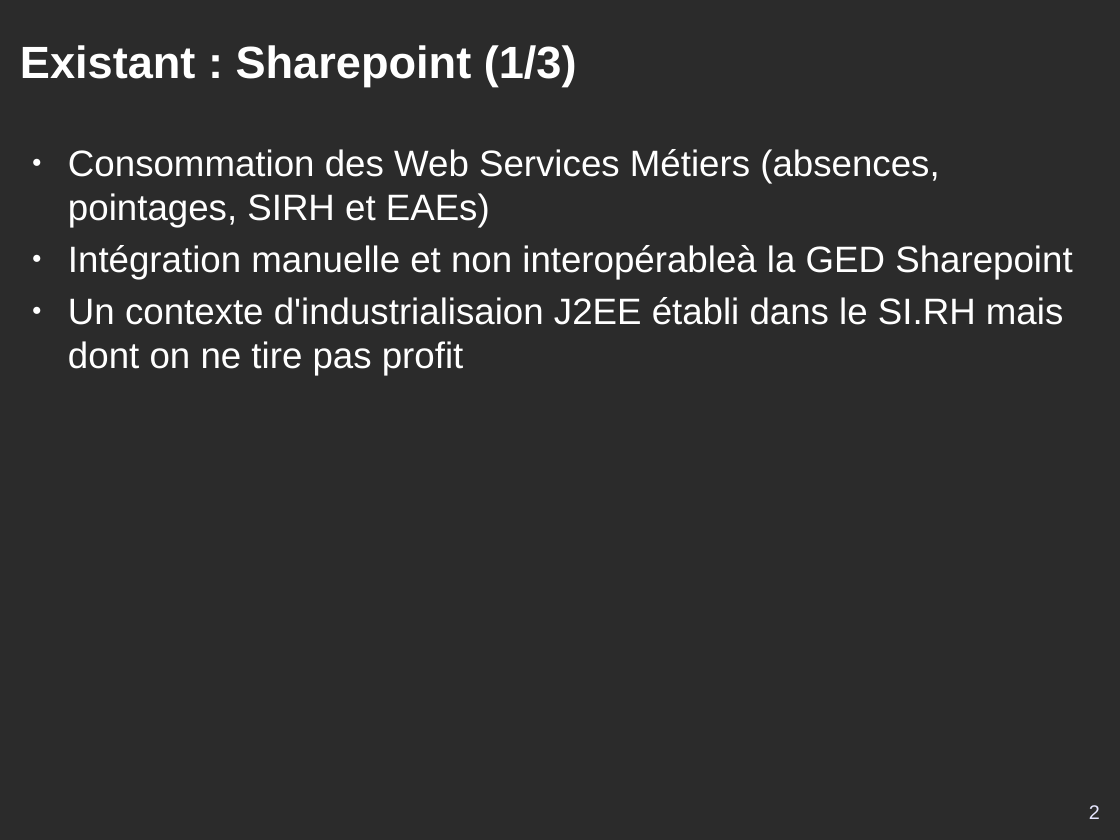
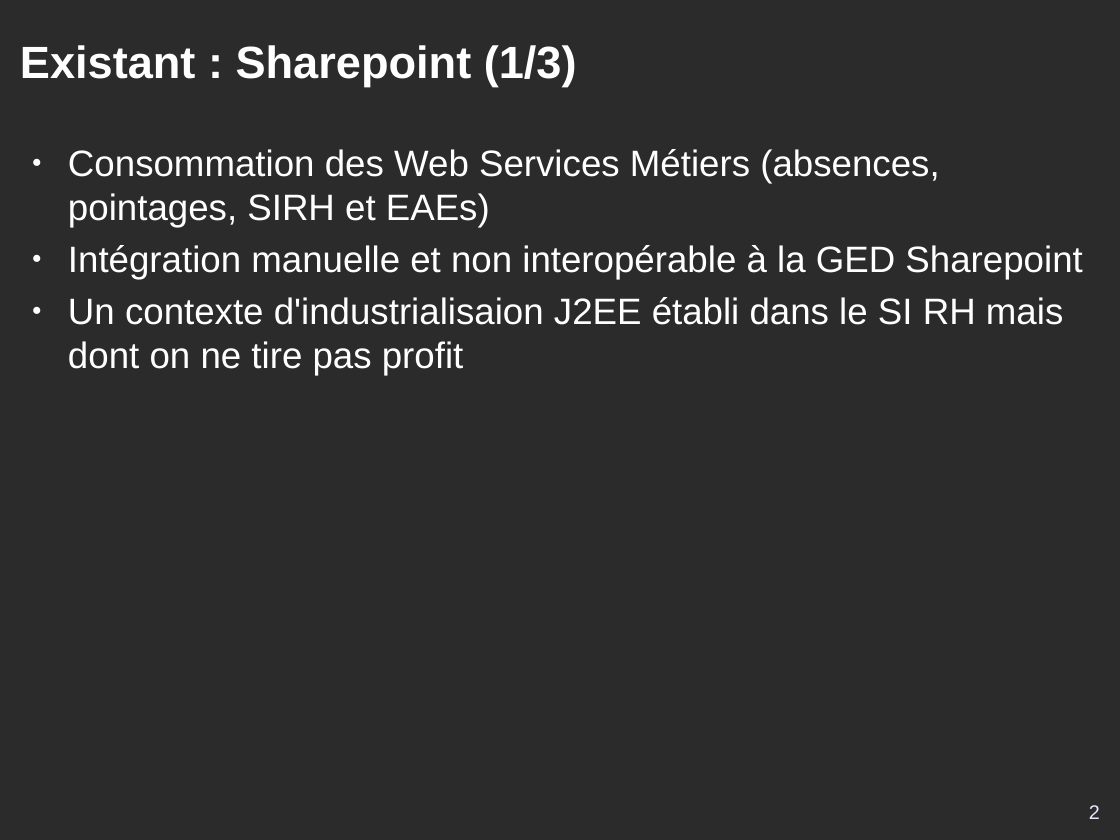
Before and after one commit to DSI-Ville-Noumea/sirh-kiosque-j2ee-old, a slide deck: slide 2 of src/site/resources/Kiosque_RH_J2EE_11021.odp. Drawn at 1120x840 pixels with LibreOffice and Linux fonts; fonts in the diff are those of the drawing; background and template pictures are left out; a plain dark background stands for a picture behind light text. Boxes give left, top, right and bottom in pixels: in the first picture for what was removed or moved away, otherwise in the second. Text is boxed around its words. In the diff, an @@ line names an element or a change of style, - is before the commit and + after.

Commit message:
Correction mineure, comme suggérée par Richard, cf #11021

```diff
--- a/src/site/resources/Kiosque_RH_J2EE_11021.odp
+++ b/src/site/resources/Kiosque_RH_J2EE_11021.odp
@@ text at [68, 245, 1082, 376]: text changed @@
-● Intégration manuelle et non interopérableà la GED Sharepoint
-● Un contexte d'industrialisaion J2EE établi dans le SI.RH mais dont on ne tire pas profit
+● Intégration manuelle et non interopérable à la GED Sharepoint
+● Un contexte d'industrialisaion J2EE établi dans le SI RH mais dont on ne tire pas profit
```
